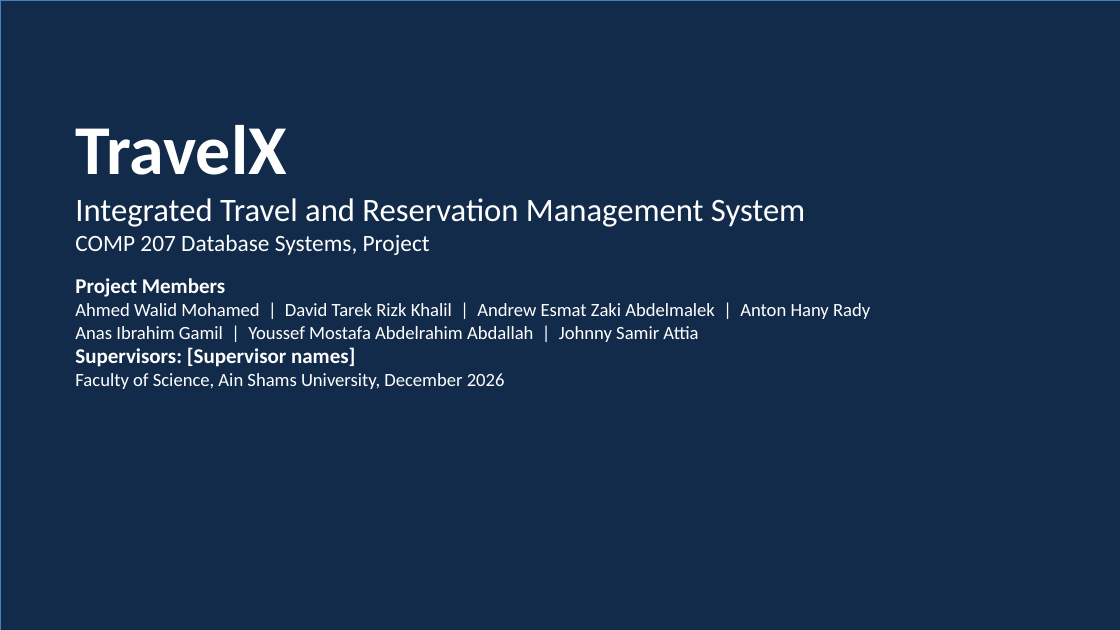
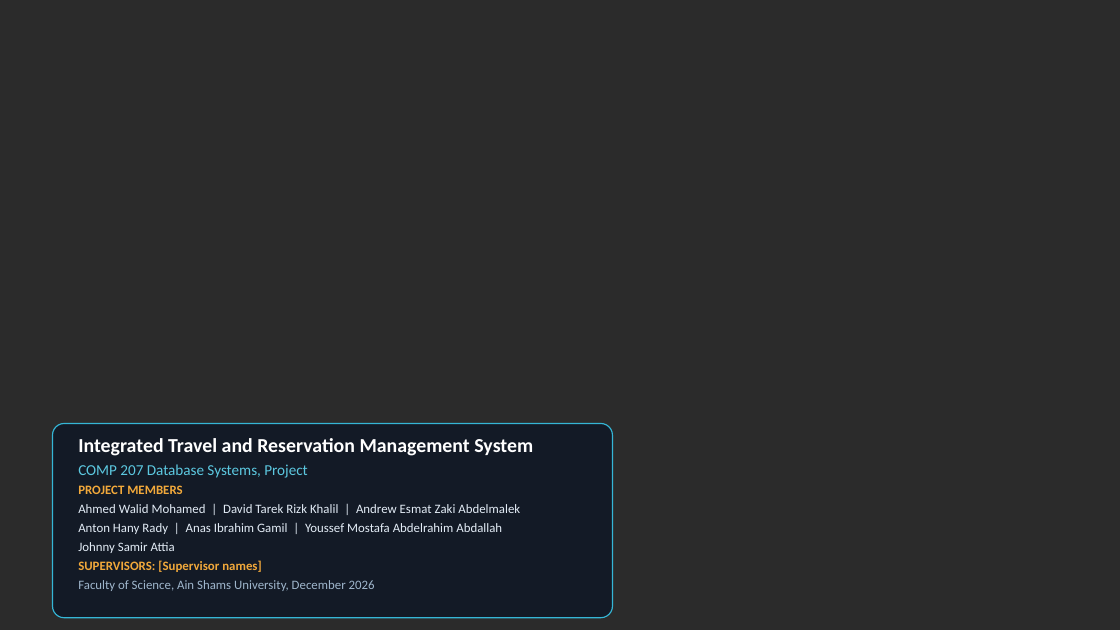
Before and after one commit to aw2818726-eng/travelx-comp207, a slide deck: slide 1 of presentation/TravelX_Presentation.pptx. Drawn at 1120x630 pixels with LibreOffice and Linux fonts; fonts in the diff are those of the drawing; background and template pictures are left out; a plain dark background stands for a picture behind light text. Boxes give left, top, right and bottom in pixels: in the first picture for what was removed or moved away, otherwise in the second. Text is boxed around its words. In the diff, an @@ line names an element or a change of style, - is before the commit and + after.

```diff
--- a/presentation/TravelX_Presentation.pptx
+++ b/presentation/TravelX_Presentation.pptx
@@ background #FFFFFF to picture (left out) @@
@@ rectangle removed at [0,0,1120,630] @@
@@ text at [75,125,286,175]: paragraph removed @@
-TravelX
@@ rounded rectangle added at [52,423,613,618], fill #051024 at 62% opacity, outline #35B6D6 1 pt @@
@@ text "Integrated Travel and Reservation Management ...": place and size @@
-text "Integrated Travel and Reservation Management ..." at [75,125,870,389]
+text "Integrated Travel and Reservation Management ..." at [78,438,533,591]
@@ text at [78,438,533,591]: size 28 to 17 pt, bold on in "Integrated Travel and Reservation Management System"; size 20 to 13 pt, text colour #FFFFFF to #5CC8E0 in "COMP 207 Database Systems, Project"; size 16 to 11 pt, text colour #FFFFFF to #9FB6CC in "Faculty of Science, Ain Shams University, December ..."; more space between paragraphs @@
@@ text at [78,485,520,572]: text changed; size 16 to 11 pt; text colour #FFFFFF to #E3ECF6 @@
-Project Members
-Ahmed Walid Mohamed | David Tarek Rizk Khalil | Andrew Esmat Zaki Abdelmalek | Anton Hany Rady
-Anas Ibrahim Gamil | Youssef Mostafa Abdelrahim Abdallah | Johnny Samir Attia
-Supervisors: [Supervisor names]
+PROJECT MEMBERS
+Ahmed Walid Mohamed | David Tarek Rizk Khalil | Andrew Esmat Zaki Abdelmalek
+Anton Hany Rady | Anas Ibrahim Gamil | Youssef Mostafa Abdelrahim Abdallah
+Johnny Samir Attia
+SUPERVISORS: [Supervisor names]
```
Also in this commit, not shown: 17 other slides changed, 55 slides added, 3 slides removed, 1 other file.
